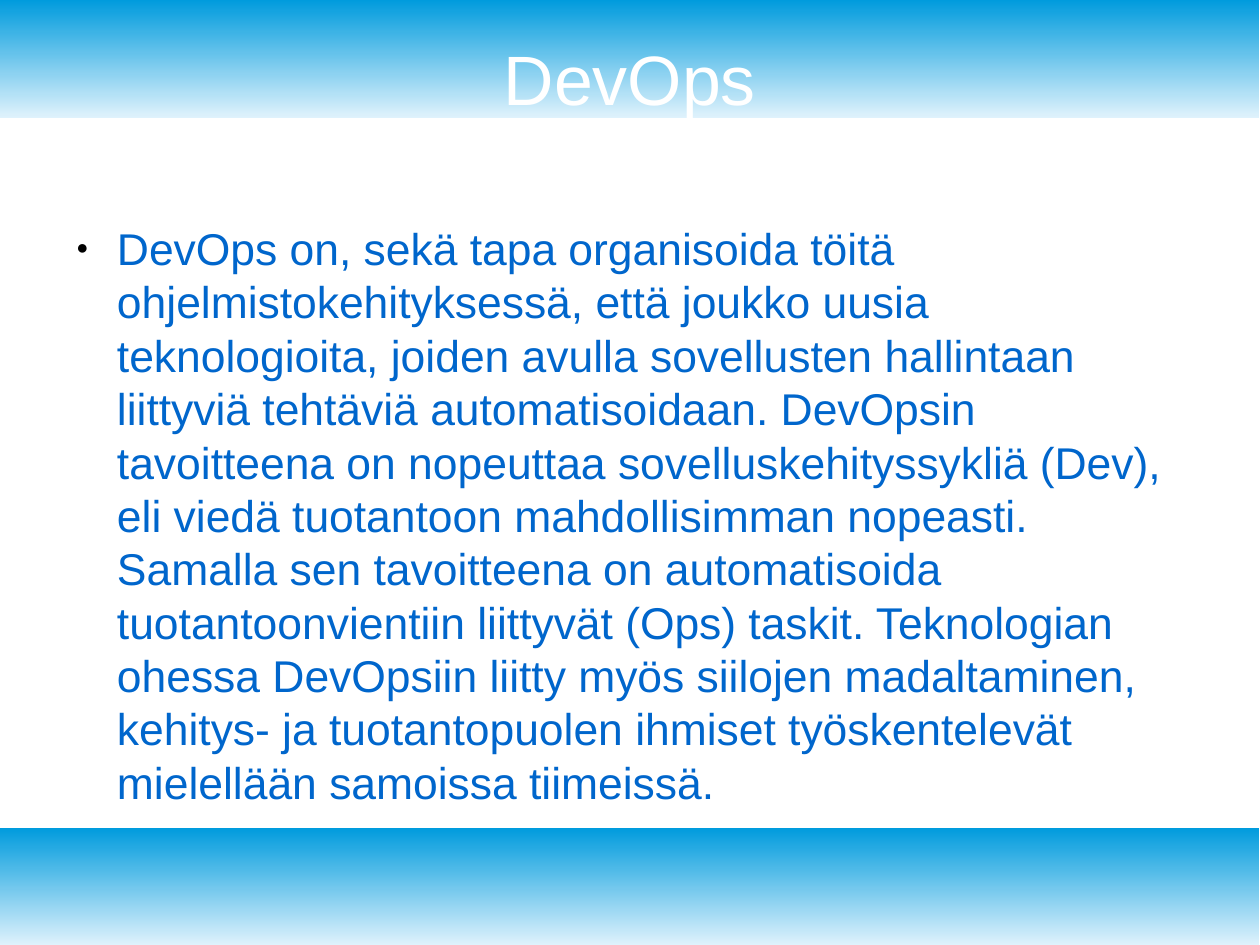
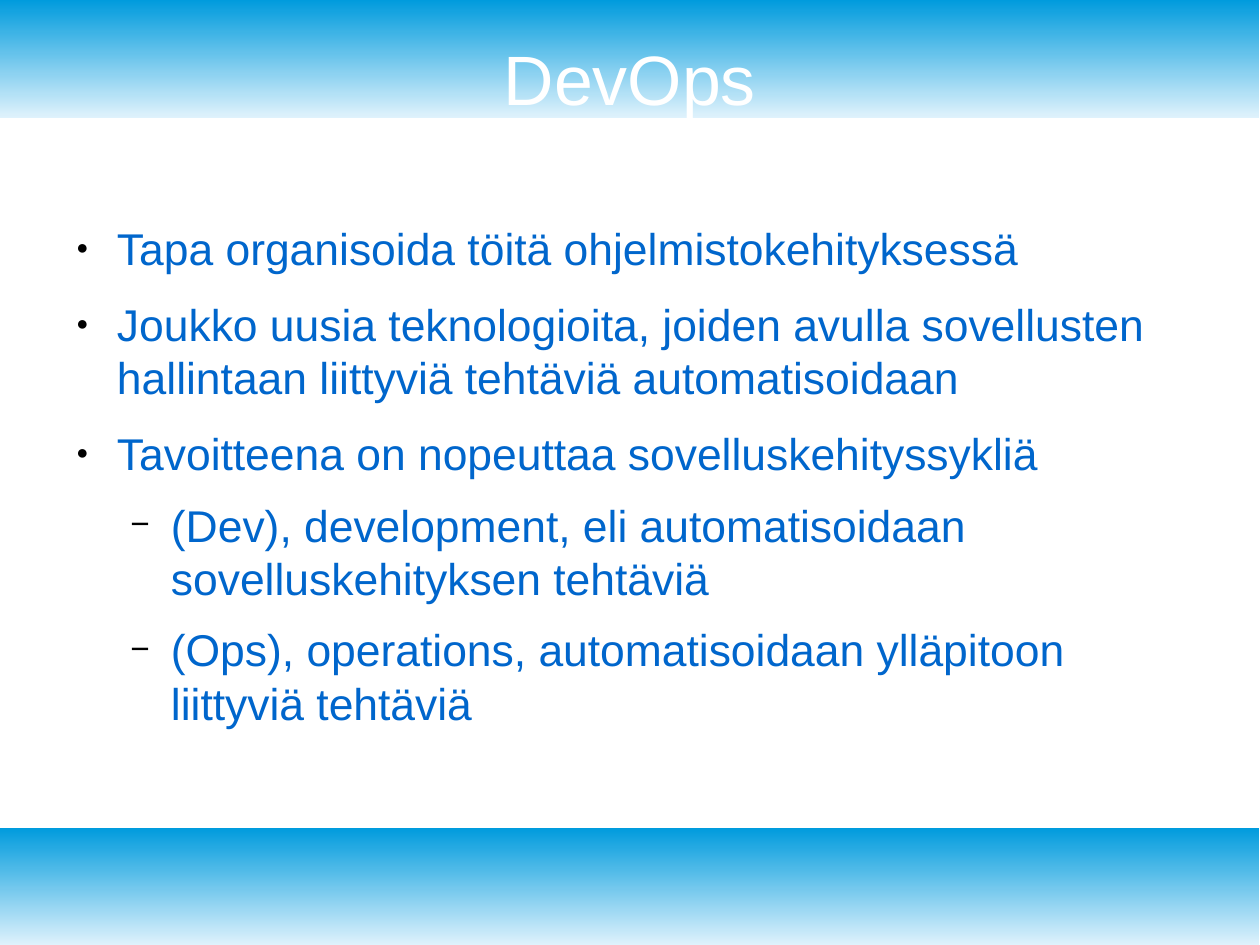
Before and after one commit to immonju1/pilvipalvelut, a slide deck: slide 3 of documents/pilvipalvelut_esitys_immonen_villman.odp. Drawn at 1260x945 pixels with LibreOffice and Linux fonts; fonts in the diff are those of the drawing. Boxes give left, top, right and bottom in pixels: in the first picture for what was removed or moved away, otherwise in the second. Text is boxed around its words. In the diff, an @@ line names an element or a change of style, - is before the commit and + after.

```diff
--- a/documents/pilvipalvelut_esitys_immonen_villman.odp
+++ b/documents/pilvipalvelut_esitys_immonen_villman.odp
@@ text at [117,232,1144,729]: text changed @@
-● DevOps on, sekä tapa organisoida töitä ohjelmistokehityksessä, että joukko uusia teknologioita, joiden avulla sovellusten hallintaan liittyviä tehtäviä automatisoidaan. DevOpsin tavoitteena on nopeuttaa sovelluskehityssykliä (Dev), eli viedä tuotantoon mahdollisimman nopeasti. Samalla sen tavoitteena on automatisoida tuotantoonvientiin liittyvät (Ops) taskit. Teknologian ohessa DevOpsiin liitty myös siilojen madaltaminen, kehitys- ja tuotantopuolen ihmiset työskentelevät mielellään samoissa tiimeissä.
+● Tapa organisoida töitä ohjelmistokehityksessä
+● Joukko uusia teknologioita, joiden avulla sovellusten hallintaan liittyviä tehtäviä automatisoidaan
+● Tavoitteena on nopeuttaa sovelluskehityssykliä
+  − (Dev), development, eli automatisoidaan sovelluskehityksen tehtäviä
+  − (Ops), operations, automatisoidaan ylläpitoon liittyviä tehtäviä
```
Also in this commit, not shown: 1 other slide changed, 10 slides added, 6 slides removed.
